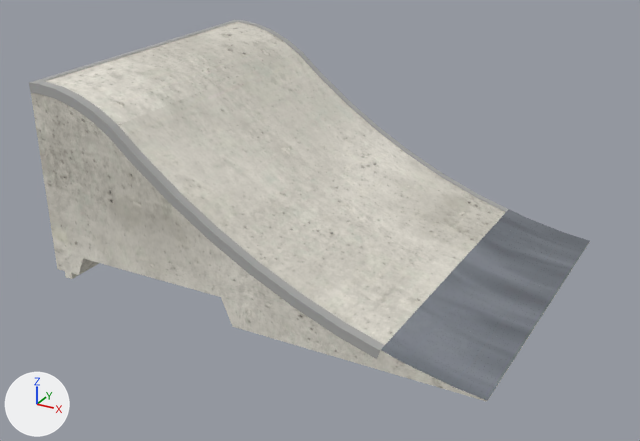
What one commit did to the glTF model public/katalog/modelle/jump-ramp-sjr-75.gltf.
Before and after are seen from a camera (50 mm lens) standing at (1.45, -2.74, 1.51) and looking at (-0.03, -0.05, 0.17). Arrows for +X, +Y and +Z are at lower left; the lights stay in place. The first picture is the older version.

Objects in the first picture: 'SK0851_Jump-Ramp_SJR-75.001'.
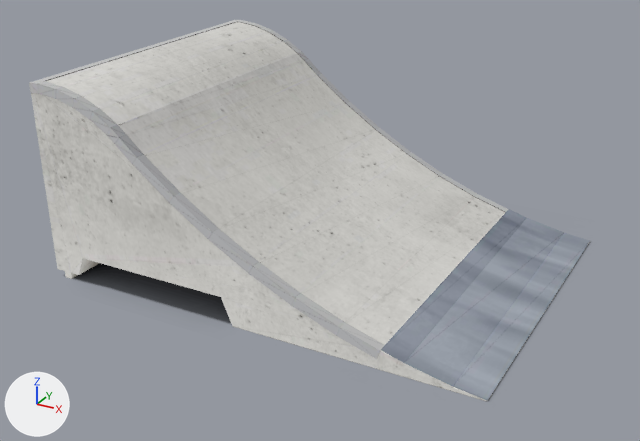
Where the change shows, as pixel boxes [x1, y1, x2, y2] in the pictures (640 x 441 px):
'SK0851_Jump-Ramp_SJR-75.001', surface changed: [29, 20, 590, 402] in both
'Schatten', added: after [72, 242, 590, 401]

The change, as a list of edits to the scene's bpy script:
```text
Add img_jump_ramp_sjr_75_licht:
    img_jump_ramp_sjr_75_licht = load_image('jump-ramp-sjr-75_licht', 'texturen/jump-ramp-sjr-75_licht.jpg', 2048, 2048, 'sRGB')
Add img_jump_ramp_sjr_75_schatten:
    img_jump_ramp_sjr_75_schatten = load_image('jump-ramp-sjr-75_schatten', 'texturen/jump-ramp-sjr-75_schatten.png', 281, 258, 'sRGB')
Change mat_beton_web_067:
    remove # nodes: BsdfPrincipled, NormalMap, OutputMaterial, TexImage x2, UVMap x2
    remove # uses the picture img_jump_ramp_sjr_75_farbe
    remove # uses the picture img_jump_ramp_sjr_75_normal
    nodes: BsdfTransparent, Emission, LightPath, MixShader, OutputMaterial, TexImage, UVMap
    uses the picture img_jump_ramp_sjr_75_licht
Change mat_stahl_web_055:
    remove # nodes: BsdfPrincipled, NormalMap, OutputMaterial, TexImage x2, UVMap x2
    remove # uses the picture img_jump_ramp_sjr_75_farbe
    remove # uses the picture img_jump_ramp_sjr_75_normal
    nodes: BsdfTransparent, Emission, LightPath, MixShader, OutputMaterial, TexImage, UVMap
    uses the picture img_jump_ramp_sjr_75_licht
Change mat_kantenwinkel_web_042:
    remove # nodes: BsdfPrincipled, NormalMap, OutputMaterial, TexImage x2, UVMap x2
    remove # uses the picture img_jump_ramp_sjr_75_farbe
    remove # uses the picture img_jump_ramp_sjr_75_normal
    nodes: BsdfTransparent, Emission, LightPath, MixShader, OutputMaterial, TexImage, UVMap
    uses the picture img_jump_ramp_sjr_75_licht
Add mat_schatten_061:
    mat_schatten_061 = bpy.data.materials.new('Schatten.061')
    # uses the picture img_jump_ramp_sjr_75_schatten
Add me_schatten:
    me_schatten.from_pydata(...)  # 4 vertices, 2 faces; spans x -0.83..0.87, y -0.72..0.85, z 0.0
    me_schatten.materials.append(mat_schatten_061)
Add ob_schatten:
    ob_schatten = bpy.data.objects.new('Schatten', me_schatten)
    ob_schatten.location = (0.0, 0.0, 0.0)
```
